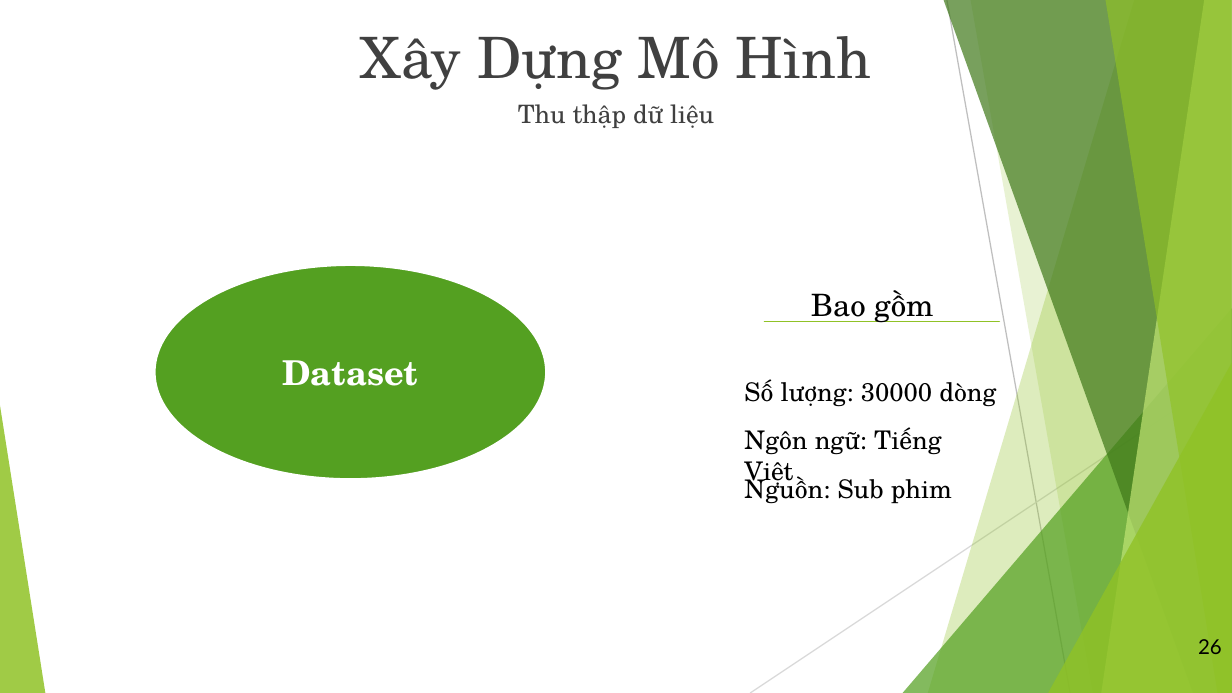
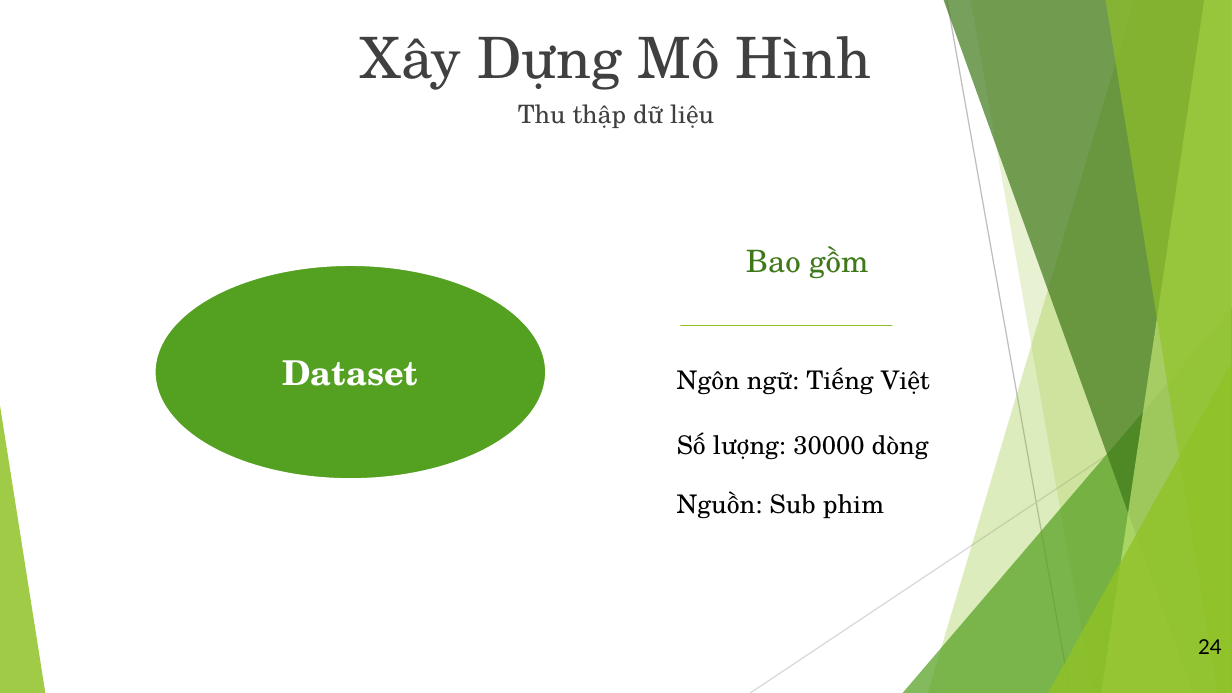
Before and after one commit to vanvibig/BaoCaoLuanVan, a slide deck: slide 24 of LVTN_Vi.pptx (slide 26 before the commit). Drawn at 1232x693 pixels with LibreOffice and Linux fonts; fonts in the diff are those of the drawing. Boxes give left, top, right and bottom in pixels: in the first picture for what was removed or moved away, otherwise in the second. Text is boxed around its words. In the diff, an @@ line names an element or a change of style, - is before the commit and + after.

```diff
--- a/LVTN_Vi.pptx
+++ b/LVTN_Vi.pptx
@@ text "Bao gồm" moved from (x1=811, y1=290, x2=933, y2=323) to (x1=746, y1=246, x2=868, y2=279) @@
@@ text "Bao gồm" at (x1=746, y1=246, x2=868, y2=279): text colour #000000 to #3F7819; alignment left to centre @@
@@ line moved from (765, 322) - (999, 322) to (681, 325) - (892, 325) @@
@@ text "Ngôn ngữ: Tiếng Việt" rewrapped from (x1=744, y1=427, x2=941, y2=488) to (x1=677, y1=367, x2=930, y2=395) @@
@@ text "Số lượng: 30000 dòng" moved from (x1=744, y1=379, x2=996, y2=407) to (x1=677, y1=432, x2=929, y2=460) @@
@@ text "Nguồn: Sub phim" rewrapped from (x1=744, y1=472, x2=952, y2=504) to (x1=677, y1=491, x2=884, y2=519) @@
@@ page number at (x1=1198, y1=639, x2=1222, y2=654): text changed @@
-26
+24
```
Also in this commit, not shown: 10 other slides changed, 2 slides removed, 2 other files.
